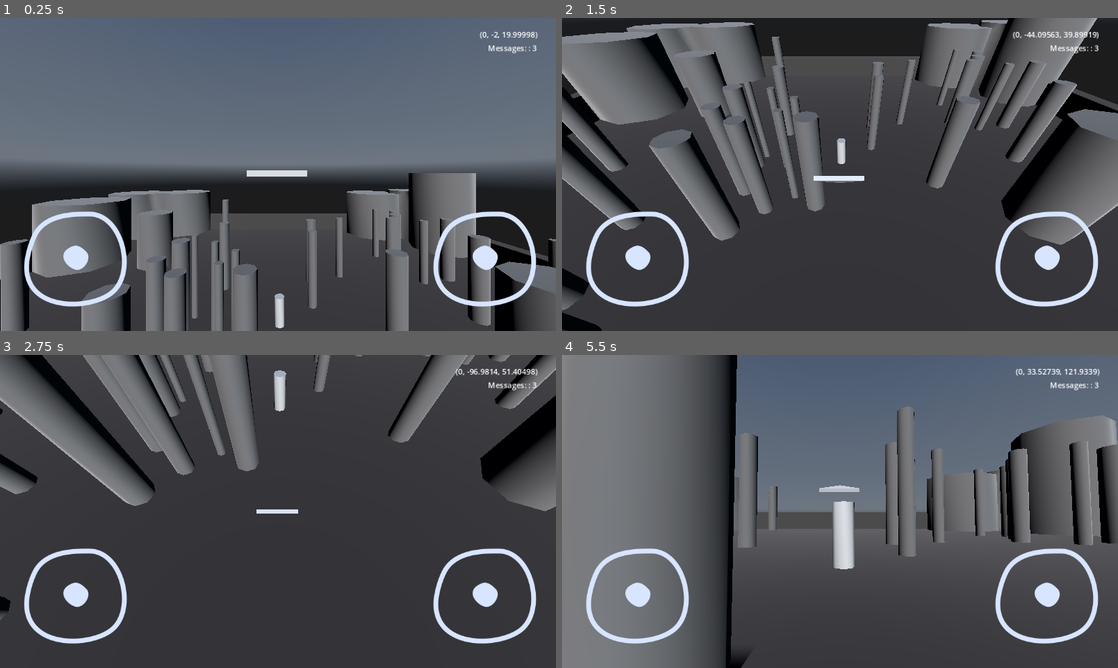
Above: before the commit, frames 1-4 (two rows, left to right).
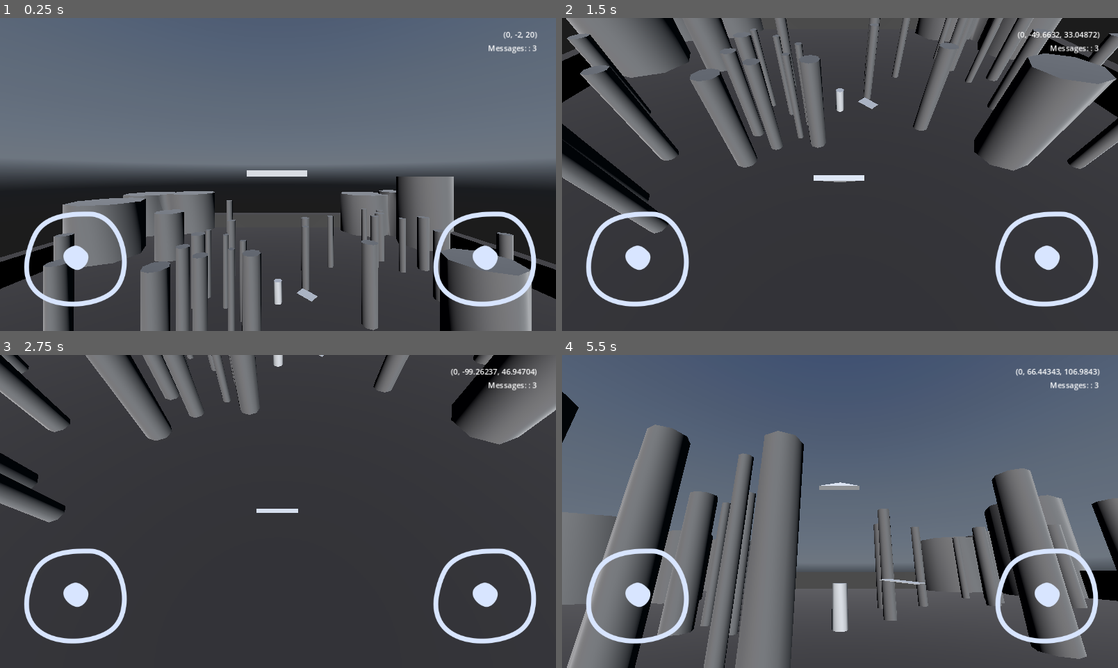
Above: after the commit, the same moments.

Repository: 1MochaChan1/flite-protoype
Game: Godot game, scene res://scenes/test_kinematic.tscn
Two runs of this game, one before a commit and one after it. Both use one fixed random seed, a clock stepped at 60 frames per second and the inputs below. A sky picture missing from this copy of the repository is replaced by a grey-blue gradient.
Inputs (mouse positions are in pixels of both pictures, inside the frame that each line leads up to):
- Up to frame 1 (0.25 s): no input
- Up to frame 2 (1.5 s): tap Enter (ui_accept) at 0.5, 0.77 s; move the mouse to (867, 174) at 0.52 s; hold Up (ui_up) from 0.53 s (still down); move the mouse to (812, 174) at 1.27 s
- Up to frame 3 (2.75 s): keep holding Up (ui_up); tap Enter (ui_accept) at 1.52 s; move the mouse to (289, 505) at 2.02 s
- Up to frame 4 (5.5 s): move the mouse to (834, 517) at 2.77 s; tap Enter (ui_accept) at 3.02, 3.77 s; move the mouse to (878, 514) at 3.52 s; tap Escape (ui_cancel) at 4.15 s; release Up (ui_up) at 4.25 s; drag from (673, 464) to (756, 433) at 4.27 s; move the mouse to (867, 511) at 5.02 s; hold Down (ui_down) from 5.03 s (still down); click (867, 511) at 5.17 s

The runs differ from the first frame. In frame 1, 20% of the frame differs, in the area x 0-100%, y 4-100%; in frame 2, 36%; in frame 3, 16%; in frame 4, 43%, in the area x 0-100%, y 0-100%.

Commit message:
Wind current prototype added

Diff:
--- a/project.godot
+++ b/project.godot
@@ -64,7 +64,7 @@
 3d_physics/layer_2="Environment"
 3d_physics/layer_3="Drop Location"
 3d_physics/layer_4="Enemy"
-3d_physics/layer_5="Obstacle"
+3d_physics/layer_5="Wind"
 
 [rendering]
 
--- /dev/null
+++ b/scenes/drop_point.tscn
@@ -0,0 +1,24 @@
+[gd_scene load_steps=3 format=3 uid="uid://cnc7v3r2jna58"]
+
+[ext_resource type="Script" path="res://scripts/drop_point.gd" id="1_4bxud"]
+
+[sub_resource type="CylinderShape3D" id="CylinderShape3D_fu4lh"]
+height = 106.109
+radius = 21.9795
+
+[node name="DropPoint" type="Node3D"]
+script = ExtResource("1_4bxud")
+
+[node name="CSGCylinder3D" type="CSGCylinder3D" parent="."]
+transform = Transform3D(1, 0, 0, 0, 1, 0, 0, 0, 1, 0, 27, 0)
+radius = 14.614
+height = 82.493
+
+[node name="Area3D" type="Area3D" parent="."]
+collision_layer = 4
+
+[node name="CollisionShape3D" type="CollisionShape3D" parent="Area3D"]
+transform = Transform3D(1, 0, 0, 0, 1, 0, 0, 0, 1, 0, 37.5512, 0)
+shape = SubResource("CylinderShape3D_fu4lh")
+
+[connection signal="body_entered" from="Area3D" to="." method="_on_area_3d_body_entered"]
--- /dev/null
+++ b/scenes/plane.tscn
@@ -0,0 +1,24 @@
+[gd_scene load_steps=3 format=3 uid="uid://c0s6fuhehlqdg"]
+
+[ext_resource type="Script" path="res://scripts/Plane_Euler.gd" id="1_2nbnj"]
+
+[sub_resource type="BoxShape3D" id="BoxShape3D_qq6xe"]
+size = Vector3(1.0177, 0.112182, 0.536621)
+
+[node name="Plane" type="CharacterBody3D" groups=["Player"]]
+collision_mask = 14
+axis_lock_angular_x = true
+axis_lock_angular_z = true
+script = ExtResource("1_2nbnj")
+MAX_SPEED = 150.0
+yaw_angle = 15
+
+[node name="CollisionShape3D" type="CollisionShape3D" parent="."]
+transform = Transform3D(1, 0, 2.98023e-08, 0, 1, 0, -2.98023e-08, 0, 1, 0, 0.0458374, 0.26828)
+shape = SubResource("BoxShape3D_qq6xe")
+
+[node name="MeshContainer" type="Node3D" parent="."]
+
+[node name="PlaneMesh" type="CSGPolygon3D" parent="MeshContainer"]
+transform = Transform3D(1, 2.98023e-08, 0, 0, -4.37114e-08, -0.1, -2.98023e-08, 1, -4.37114e-09, 0, 0, 0)
+polygon = PackedVector2Array(-0.00756028, 0.525761, -0.477587, -0.00791459, 0.511427, -0.00301842)
--- a/scenes/test_kinematic.tscn
+++ b/scenes/test_kinematic.tscn
@@ -4,8 +4,9 @@
 [ext_resource type="Texture2D" uid="uid://b1dy636n7n5sr" path="res://assets/Anime Sky Texture.jpeg" id="1_vj5fs"]
 [ext_resource type="PackedScene" uid="uid://difd4nyo42xes" path="res://scenes/ThirdPersonCamera.tscn" id="2_lew1m"]
 [ext_resource type="PackedScene" uid="uid://dmr0fcamx7t56" path="res://addons/virtual_joystick/virtual_joystick_scene.tscn" id="2_yc4do"]
-[ext_resource type="Script" path="res://scripts/Plane_Euler.gd" id="3_pv4x4"]
-[ext_resource type="Script" path="res://scripts/drop_point.gd" id="6_ocbtt"]
+[ext_resource type="PackedScene" uid="uid://c0s6fuhehlqdg" path="res://scenes/plane.tscn" id="5_x5kdx"]
+[ext_resource type="PackedScene" uid="uid://cnc7v3r2jna58" path="res://scenes/drop_point.tscn" id="6_wxe64"]
+[ext_resource type="Script" path="res://scripts/wind_current.gd" id="7_egvt1"]
 
 [sub_resource type="PanoramaSkyMaterial" id="PanoramaSkyMaterial_6nhew"]
 panorama = ExtResource("1_vj5fs")
@@ -31,12 +32,9 @@
 [sub_resource type="StandardMaterial3D" id="StandardMaterial3D_b1oaw"]
 albedo_color = Color(0.41598, 0.41598, 0.41598, 1)
 
-[sub_resource type="BoxShape3D" id="BoxShape3D_qq6xe"]
-size = Vector3(1.0177, 0.112182, 0.536621)
-
-[sub_resource type="CylinderShape3D" id="CylinderShape3D_fu4lh"]
-height = 106.109
-radius = 21.9795
+[sub_resource type="CylinderShape3D" id="CylinderShape3D_wfhfe"]
+height = 56.6672
+radius = 16.8475
 
 [node name="Test" type="Node3D" node_paths=PackedStringArray("label")]
 script = ExtResource("1_jflp6")
@@ -346,42 +344,31 @@
 yaw_sensi = 0.1
 v_joystick = NodePath("../CanvasLayer/Control/Camstick")
 
-[node name="Plane" type="CharacterBody3D" parent="." groups=["Player"]]
-transform = Transform3D(0.999999, 0, 0, 0, 1, 0, 0, 0, 0.999999, 4.432, 459.978, -595.053)
-collision_mask = 5
-axis_lock_angular_x = true
-axis_lock_angular_z = true
-script = ExtResource("3_pv4x4")
-MAX_SPEED = 150.0
-yaw_angle = 15
-
-[node name="CollisionShape3D" type="CollisionShape3D" parent="Plane"]
-transform = Transform3D(1, 0, 2.98023e-08, 0, 1, 0, -2.98023e-08, 0, 1, 0, 0.0458374, 0.26828)
-shape = SubResource("BoxShape3D_qq6xe")
-
-[node name="MeshContainer" type="Node3D" parent="Plane"]
-
-[node name="PlaneMesh" type="CSGPolygon3D" parent="Plane/MeshContainer"]
-transform = Transform3D(1, 2.98023e-08, 0, 0, -4.37114e-08, -0.1, -2.98023e-08, 1, -4.37114e-09, 0, 0, 0)
-polygon = PackedVector2Array(-0.00756028, 0.525761, -0.477587, -0.00791459, 0.511427, -0.00301842)
+[node name="Plane" parent="." node_paths=PackedStringArray("v_joystick") instance=ExtResource("5_x5kdx")]
+transform = Transform3D(1, 0, 0, 0, 1, 0, 0, 0, 1, 0, 480.077, -730.676)
+v_joystick = NodePath("../CanvasLayer/Control/Movestick")
 
 [node name="CSGBox3D" type="CSGBox3D" parent="."]
 transform = Transform3D(1, 0, 0, 0, 1, 0, 0, 0, 1, 0, 92.2363, 0)
 
-[node name="DropPoint" type="Node3D" parent="."]
-transform = Transform3D(1, 0, 0, 0, 1, 0, 0, 0, 1, 0, 36.9062, 0)
-script = ExtResource("6_ocbtt")
-
-[node name="CSGCylinder3D" type="CSGCylinder3D" parent="DropPoint"]
-transform = Transform3D(1, 0, 0, 0, 1, 0, 0, 0, 1, 0, 27, 0)
-radius = 14.614
-height = 82.493
-
-[node name="Area3D" type="Area3D" parent="DropPoint"]
-collision_layer = 4
-
-[node name="CollisionShape3D" type="CollisionShape3D" parent="DropPoint/Area3D"]
-transform = Transform3D(1, 0, 0, 0, 1, 0, 0, 0, 1, 0, 37.5512, 0)
-shape = SubResource("CylinderShape3D_fu4lh")
-
-[connection signal="body_entered" from="DropPoint/Area3D" to="DropPoint" method="_on_area_3d_body_entered"]
+[node name="DropPoint" parent="." instance=ExtResource("6_wxe64")]
+transform = Transform3D(1, 0, 0, 0, 1, 0, 0, 0, 1, 0, 32.3484, 0)
+
+[node name="WindCurrent" type="Area3D" parent="."]
+transform = Transform3D(0.659136, 0.749542, 0.0610441, 0, 0.0811731, -0.9967, -0.752024, 0.656961, 0.0535041, -89.2932, 107.115, -96.0984)
+collision_layer = 16
+script = ExtResource("7_egvt1")
+
+[node name="CollisionShape3D" type="CollisionShape3D" parent="WindCurrent"]
+shape = SubResource("CylinderShape3D_wfhfe")
+
+[node name="Marker3D" type="Marker3D" parent="WindCurrent"]
+transform = Transform3D(1, 0, 0, 0, 1, 0, 0, 0, 1, 0.0216522, 30.7059, -0.0236282)
+gizmo_extents = 9.59
+
+[node name="CSGBox3D" type="CSGBox3D" parent="WindCurrent"]
+transform = Transform3D(1, 2.98023e-08, 0, 2.98023e-08, 1, 0, -8.56817e-08, 3.72529e-09, 1, -0.143177, -0.919952, 6.10352e-05)
+size = Vector3(33.8748, 54.8382, 1)
+
+[connection signal="body_entered" from="WindCurrent" to="WindCurrent" method="_on_body_entered"]
+[connection signal="body_exited" from="WindCurrent" to="WindCurrent" method="_on_body_exited"]
--- a/scripts/Plane_Euler.gd
+++ b/scripts/Plane_Euler.gd
@@ -50,8 +50,8 @@
 
 
 func _handle_input():
-	if(v_joystick):
-		pass
+
+	if(OS.get_model_name() != "GenericDevice"):
 		_pitch_input = v_joystick.output.y
 		_yaw_input = -v_joystick.output.x
 	else:
@@ -95,5 +95,11 @@
 	_tween.tween_property(
 		_mesh_container, "rotation_degrees:z", -_yaw_input * 45, .5)
 	_tween.tween_property(
-		self, 'rotation_degrees:x', _pitch_input * max_pitch_angle, .75)
+		self, 'rotation_degrees:x', _pitch_input * max_pitch_angle, .5)
 	_tween.tween_property(self, 'rotation_degrees:y', _yaw, 0.2).as_relative()
+
+## Called by the wind_current
+func _move_in_wind_direction(dir:Vector3):
+	# TODO: Do quaternion vodoo here.
+	_current_speed *= 1.5
+	look_at(dir, Vector3.UP, true)
--- a/scripts/camera.gd
+++ b/scripts/camera.gd
@@ -27,7 +27,7 @@
 
 
 func _physics_process(delta):
-	if(v_joystick):
+	if(OS.get_model_name() != "GenericDevice"):
 		_handle_joystick_input()
 	handle_cam(delta)
 
@@ -49,9 +49,6 @@
 
 		spring_arm_3d.rotation_degrees.x = lerpf(
 		spring_arm_3d.rotation_degrees.x, 0, delta * 0.1)
-
-	print(moving)
-	print(spring_arm_3d.rotation_degrees)
 
 
 	camera_target.global_position = follow_target.global_position
--- a/scripts/game_manager.gd
+++ b/scripts/game_manager.gd
@@ -16,8 +16,7 @@
 
 # Called every frame. 'delta' is the elapsed time since the previous frame.
 func _process(delta):
-	if(
-		Input.is_action_just_pressed("ui_cancel")
+	if(Input.is_action_just_pressed("ui_cancel")
 		and (Input.mouse_mode == Input.MOUSE_MODE_CAPTURED)):
 		Input.mouse_mode = Input.MOUSE_MODE_VISIBLE
 	elif (Input.is_action_just_pressed("ui_cancel")
--- /dev/null
+++ b/scripts/wind_current.gd
@@ -0,0 +1,19 @@
+extends Area3D
+
+@onready var marker_3d: Marker3D = $Marker3D
+
+var wind_current_dir:Vector3
+var is_once:bool = false
+func _ready() -> void:
+	wind_current_dir = marker_3d.global_position
+
+
+func _on_body_entered(body: Node3D) -> void:
+	print(body)
+	if ((body is Player) and not is_once):
+		is_once = true
+		body._move_in_wind_direction(wind_current_dir)
+
+
+func _on_body_exited(body: Node3D) -> void:
+	is_once = false
